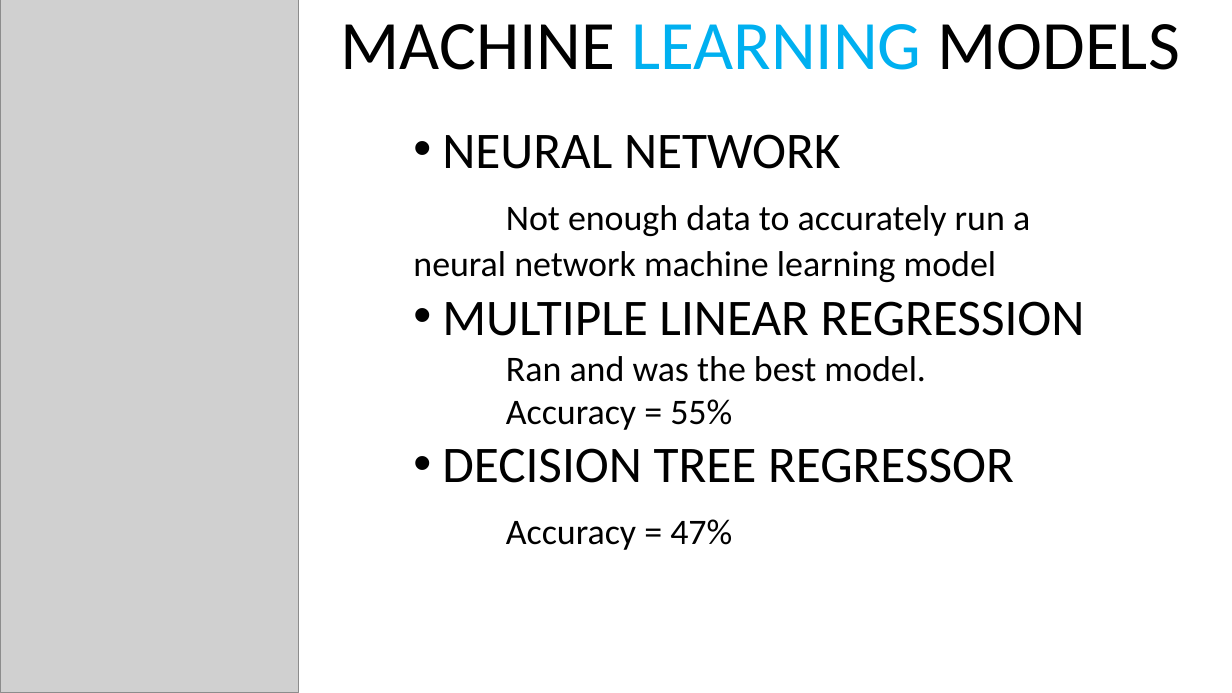
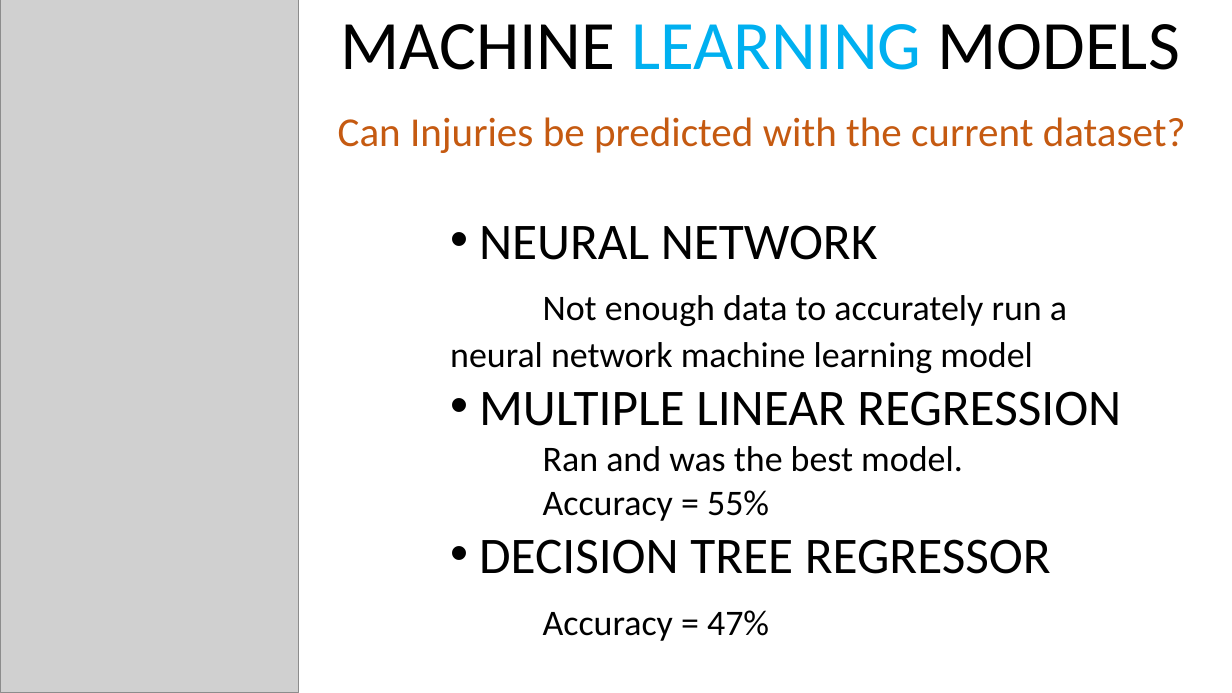
Before and after one commit to amiecostello22/Tornado_Alley, a slide deck: slide 3 of PPAdditions.pptx. Drawn at 1232x693 pixels with LibreOffice and Linux fonts; fonts in the diff are those of the drawing; grey boxes stand for pictures. Boxes give left, top, right and bottom in pixels: in the first picture for what was removed or moved away, otherwise in the second. Text is boxed around its words. In the diff, an @@ line names an element or a change of style, - is before the commit and + after.

```diff
--- a/PPAdditions.pptx
+++ b/PPAdditions.pptx
@@ text added at [338, 117, 1186, 153], 32 pt, text #C55A11 @@
+Can Injuries be predicted with the current dataset?
@@ text "NEURAL NETWORK": place and size @@
-text "NEURAL NETWORK" at [413, 134, 1085, 550]
+text "NEURAL NETWORK" at [450, 225, 1121, 641]
```
